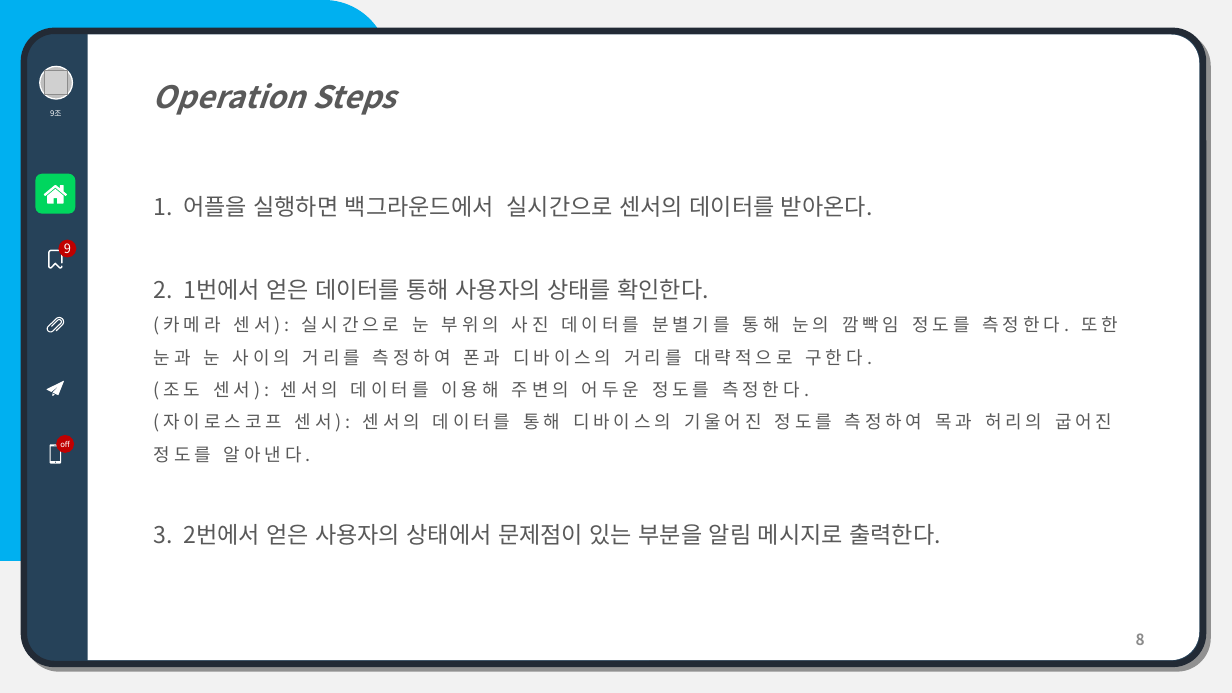
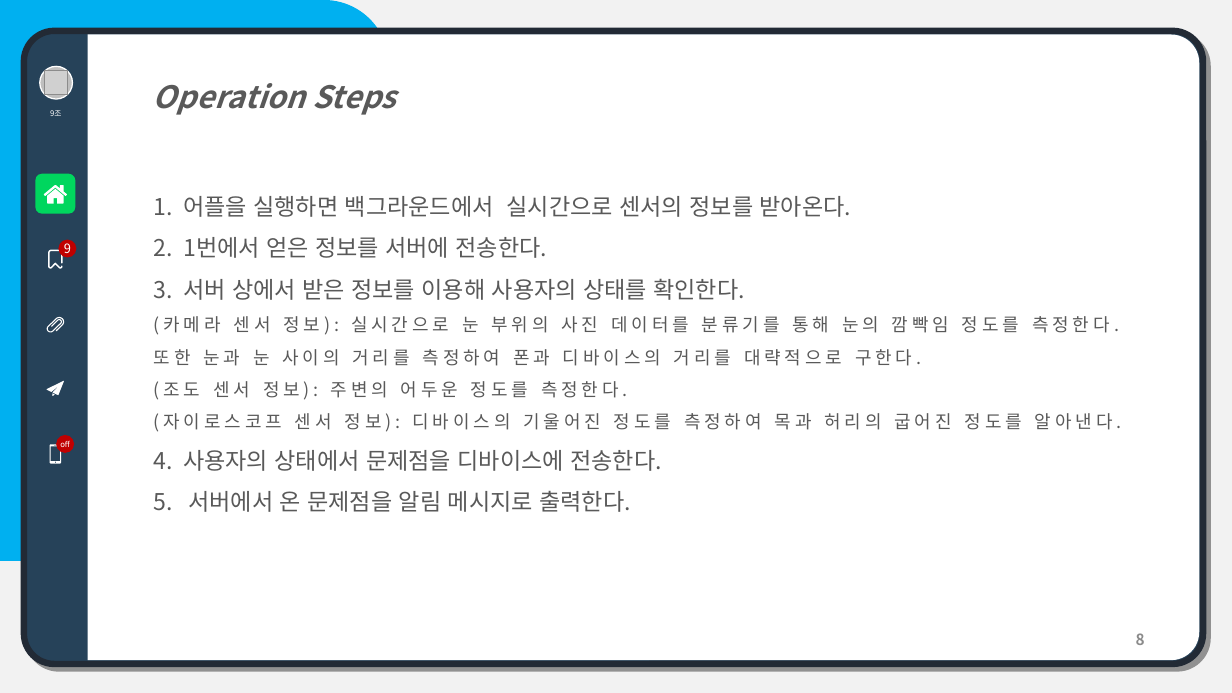
Before and after one commit to MMuhwon/OpenSourceProject, a slide deck: slide 8 of #02-1/[오픈소스전문프로젝트 Report #02-1]장재원, 조창권, 윤정환, 이석범.pptx. Drawn at 1232x693 pixels with LibreOffice and Linux fonts; fonts in the diff are those of the drawing; grey boxes stand for pictures. Boxes give left, top, right and bottom in pixels: in the first picture for what was removed or moved away, otherwise in the second. Text is boxed around its words. In the diff, an @@ line names an element or a change of style, - is before the commit and + after.

Commit message:
Revise #02

```diff
--- a/#02-1/[오픈소스전문프로젝트 Report #02-1]장재원, 조창권, 윤정환, 이석범.pptx
+++ b/#02-1/[오픈소스전문프로젝트 Report #02-1]장재원, 조창권, 윤정환, 이석범.pptx
@@ text at (154,196,1122,512): text changed @@
-1. 어플을 실행하면 백그라운드에서 실시간으로 센서의 데이터를 받아온다.
-2. 1번에서 얻은 데이터를 통해 사용자의 상태를 확인한다.
-(카메라 센서): 실시간으로 눈 부위의 사진 데이터를 분별기를 통해 눈의 깜빡임 정도를 측정한다. 또한 눈과 눈 사이의 거리를 측정하여 폰과 디바이스의 거리를 대략적으로 구한다.
-(조도 센서): 센서의 데이터를 이용해 주변의 어두운 정도를 측정한다.
-(자이로스코프 센서): 센서의 데이터를 통해 디바이스의 기울어진 정도를 측정하여 목과 허리의 굽어진 정도를 알아낸다.
-3. 2번에서 얻은 사용자의 상태에서 문제점이 있는 부분을 알림 메시지로 출력한다.
+1. 어플을 실행하면 백그라운드에서 실시간으로 센서의 정보를 받아온다.
+2. 1번에서 얻은 정보를 서버에 전송한다.
+3. 서버 상에서 받은 정보를 이용해 사용자의 상태를 확인한다.
+(카메라 센서 정보): 실시간으로 눈 부위의 사진 데이터를 분류기를 통해 눈의 깜빡임 정도를 측정한다. 또한 눈과 눈 사이의 거리를 측정하여 폰과 디바이스의 거리를 대략적으로 구한다.
+(조도 센서 정보): 주변의 어두운 정도를 측정한다.
+(자이로스코프 센서 정보): 디바이스의 기울어진 정도를 측정하여 목과 허리의 굽어진 정도를 알아낸다.
+4. 사용자의 상태에서 문제점을 디바이스에 전송한다.
+5. 서버에서 온 문제점을 알림 메시지로 출력한다.
```
Also in this commit, not shown: 2 other slides changed.
